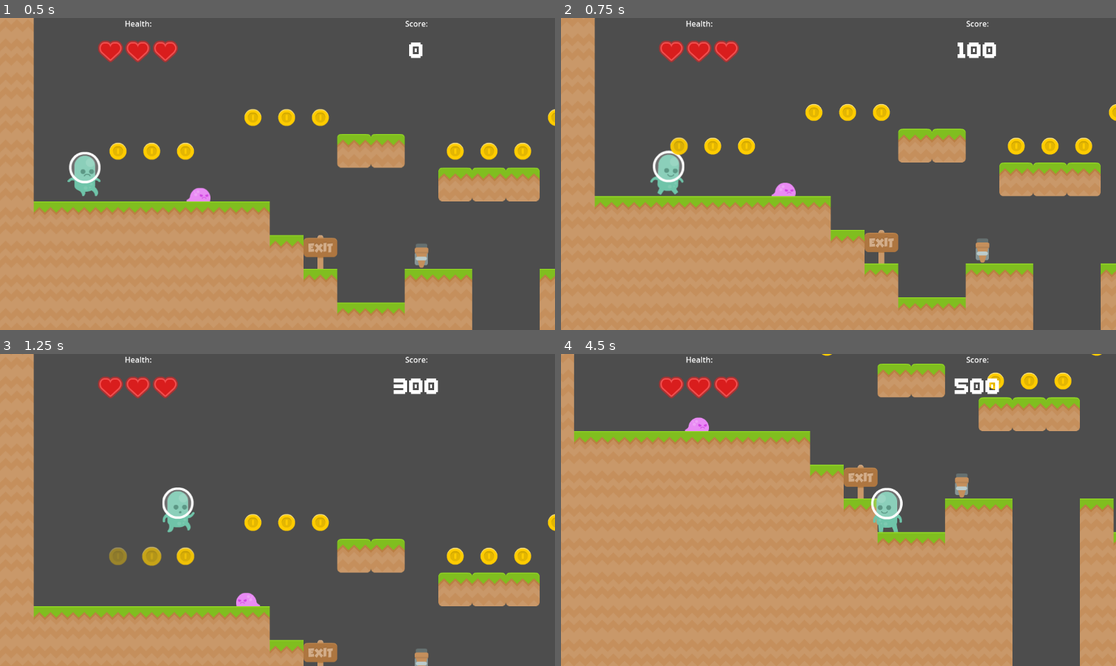
Above: before the commit, frames 1-4 (two rows, left to right).
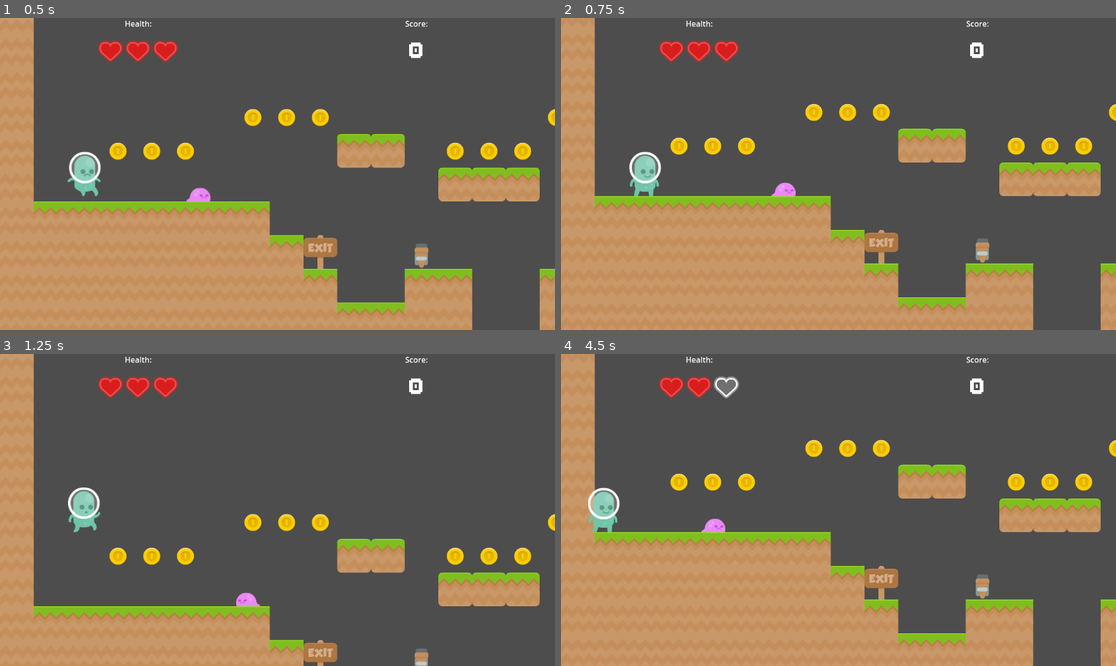
Above: after the commit, the same moments.

Repository: GreenCloversGames/Scalable-Platformer-Template
Game: Godot game, scene res://Scenes/Levels/test_level.tscn
Two runs of this game, one before a commit and one after it. Both use one fixed random seed, a clock stepped at 60 frames per second and the inputs below.
Inputs:
- Up to frame 1 (0.5 s): no input
- Up to frame 2 (0.75 s): tap Enter (ui_accept) at 0.5 s; hold Right (ui_right) from 0.53 s (still down)
- Up to frame 3 (1.25 s): keep holding Right (ui_right); tap Enter (ui_accept) at 0.77 s
- Up to frame 4 (4.5 s): tap Enter (ui_accept) at 1.52, 3.02, 3.77 s; release Right (ui_right) at 2.03 s; hold Left (ui_left) 2.03-2.78 s; hold Right (ui_right) 2.78-4.28 s; hold Left (ui_left) from 4.28 s (still down)

Frame 1 is identical in both runs. In frame 2, 1.4% of the frame differs, in the area x 12-79%, y 7-58%; in frame 3, 1.8%; in frame 4, 39%, in the area x 2-100%, y 0-100%.

Commit message:
Created new logo

Diff:
--- a/Scenes/Player/player.gd
+++ b/Scenes/Player/player.gd
@@ -66,7 +66,7 @@
 
 	# Get the input direction and handle the movement/deceleration.
 	# As good practice, you should replace UI actions with custom gameplay actions.
-	var direction = Input.get_axis("ui_left", "ui_right")
+	var direction = Input.get_axis("move_left", "move_right")
 	if direction:
 		velocity.x = lerp(velocity.x, direction * speed, acceleration)
 	else:
--- a/project.godot
+++ b/project.godot
@@ -24,6 +24,21 @@
 
 project/assembly_name="Platformer Template"
 
+[input]
+
+move_left={
+"deadzone": 0.5,
+"events": [Object(InputEventKey,"resource_local_to_scene":false,"resource_name":"","device":-1,"window_id":0,"alt_pressed":false,"shift_pressed":false,"ctrl_pressed":false,"meta_pressed":false,"pressed":false,"keycode":0,"physical_keycode":65,"key_label":0,"unicode":97,"echo":false,"script":null)
+, Object(InputEventJoypadMotion,"resource_local_to_scene":false,"resource_name":"","device":-1,"axis":0,"axis_value":-1.0,"script":null)
+]
+}
+move_right={
+"deadzone": 0.5,
+"events": [Object(InputEventKey,"resource_local_to_scene":false,"resource_name":"","device":-1,"window_id":0,"alt_pressed":false,"shift_pressed":false,"ctrl_pressed":false,"meta_pressed":false,"pressed":false,"keycode":0,"physical_keycode":68,"key_label":0,"unicode":100,"echo":false,"script":null)
+, Object(InputEventJoypadMotion,"resource_local_to_scene":false,"resource_name":"","device":-1,"axis":0,"axis_value":1.0,"script":null)
+]
+}
+
 [layer_names]
 
 2d_physics/layer_1="level"
Not shown, added: Marketing/.gdignore
Binary file added: Marketing/Logo.png
Not shown, added: Marketing/Logo.psd
